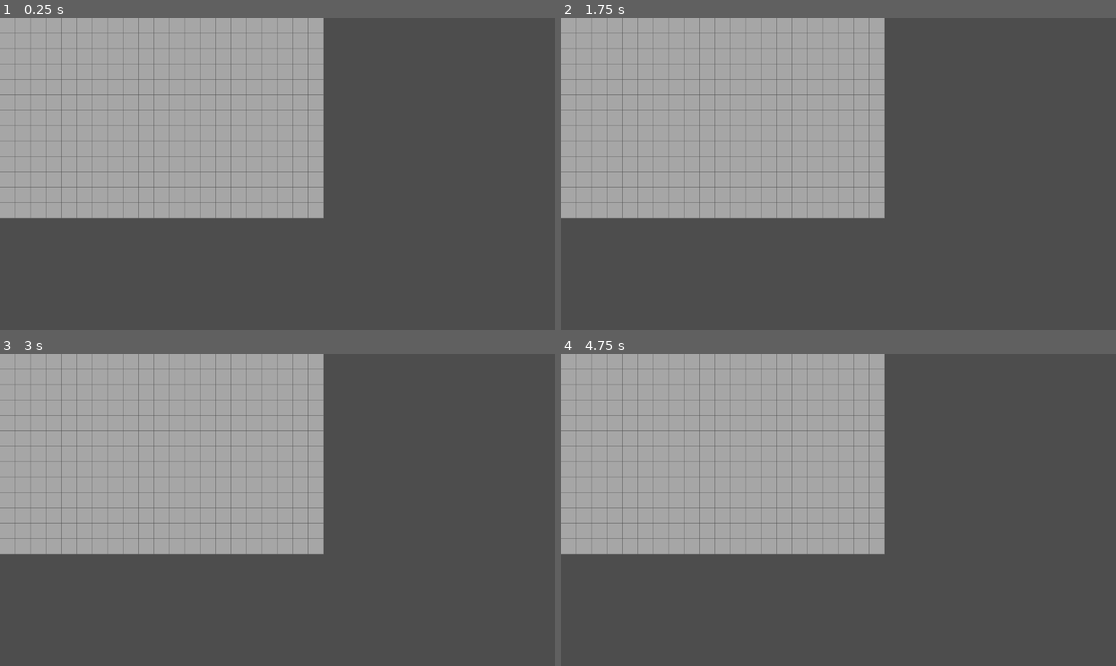
Above: before the commit, frames 1-4 (two rows, left to right).
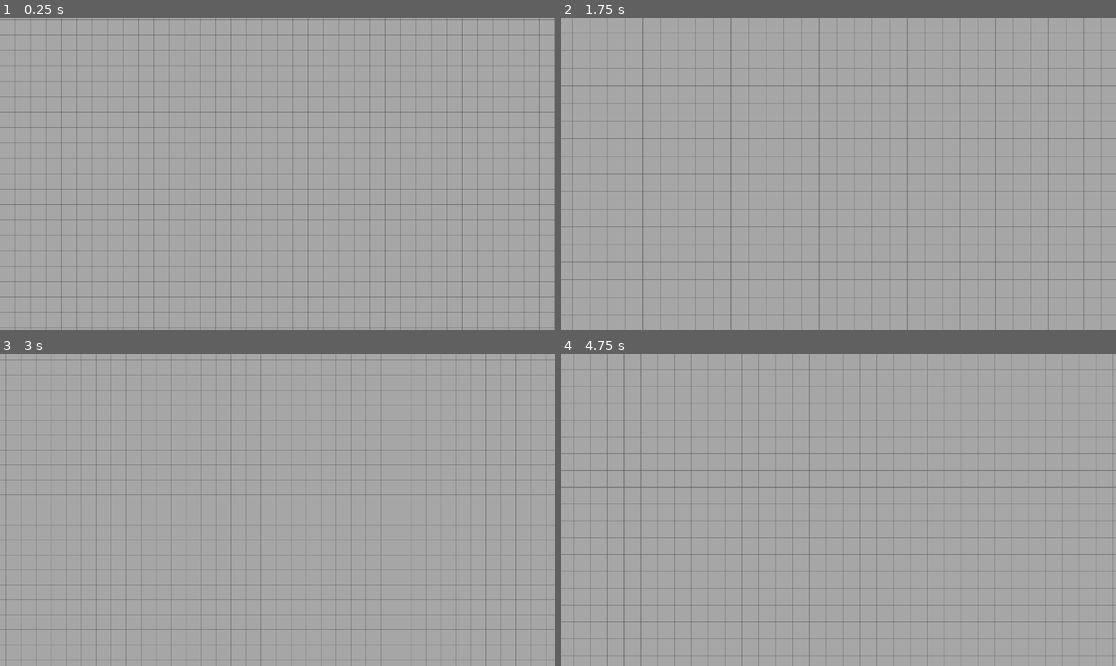
Above: after the commit, the same moments.

Repository: 0oWoodenDooro0/EndlessMinesweeper
Game: Godot game, scene res://scenes/main.tscn
Two runs of this game, one before a commit and one after it. Both use one fixed random seed, a clock stepped at 60 frames per second and the inputs below.
Inputs (mouse positions are in pixels of both pictures, inside the frame that each line leads up to):
- Up to frame 1 (0.25 s): no input
- Up to frame 2 (1.75 s): tap Enter at 0.5 s; move the mouse to (960, 158) at 0.52 s; hold Middle mouse button (middle_click) 0.53-1.28 s; right-click (960, 158) at 0.8 s; tap Space at 1.25 s; move the mouse to (727, 189) at 1.27 s; right-click (727, 189) at 1.35 s; tap Mouse wheel up (zoom_in) at 1.55 s
- Up to frame 3 (3 s): move the mouse to (333, 441) at 2.02 s; hold Mouse wheel up (zoom_in) 2.03-2.78 s; tap Mouse wheel down (zoom_out) at 2.3, 2.85 s; move the mouse to (249, 572) at 2.77 s
- Up to frame 4 (4.75 s): tap Middle mouse button (middle_click) at 3.05, 4.35 s; move the mouse to (1005, 556) at 3.52 s; hold Right mouse button (right_click) 3.53-4.28 s; click (1005, 556) at 3.6 s; tap Enter at 4.25 s; move the mouse to (672, 463) at 4.27 s; tap Mouse wheel up (zoom_in) at 4.55 s

The runs differ from the first frame. In frame 1, 65% of the frame differs, in the area x 0-100%, y 0-100%; in frame 2, 67%; in frame 3, 67%; in frame 4, 67%.

Commit message:
feat(camera): 平滑攝影機拖曳平移與滾輪縮放

Diff:
--- a/scenes/main.tscn
+++ b/scenes/main.tscn
@@ -1,8 +1,12 @@
-[gd_scene load_steps=2 format=3 uid="uid://main_scene_001"]
+[gd_scene load_steps=3 format=3 uid="uid://main_scene_001"]
 
 [ext_resource type="Script" path="res://scripts/grid_manager.gd" id="1_grid_manager"]
+[ext_resource type="Script" path="res://scripts/camera_controller.gd" id="2_camera_controller"]
 
 [node name="Main" type="Node2D"]
 
 [node name="GridManager" type="Node2D" parent="."]
 script = ExtResource("1_grid_manager")
+
+[node name="Camera2D" type="Camera2D" parent="."]
+script = ExtResource("2_camera_controller")
--- /dev/null
+++ b/scripts/camera_controller.gd
@@ -0,0 +1,83 @@
+class_name CameraController
+extends Camera2D
+
+@export var min_zoom: float = 0.2
+@export var max_zoom: float = 3.0
+@export var zoom_step: float = 0.15
+@export var zoom_smoothness: float = 15.0
+@export var pan_smoothness: float = 20.0
+@export var grid_manager: GridManager
+
+var target_zoom: Vector2 = Vector2(1.0, 1.0)
+var target_position: Vector2 = Vector2.ZERO
+var is_panning: bool = false
+var custom_viewport_size: Vector2 = Vector2.ZERO
+
+func _ready() -> void:
+	target_position = position
+	target_zoom = zoom
+	_auto_find_grid_manager()
+
+func _auto_find_grid_manager() -> void:
+	if grid_manager != null:
+		return
+	if get_parent() != null:
+		if get_parent().has_node("GridManager"):
+			grid_manager = get_parent().get_node("GridManager") as GridManager
+		elif get_parent() is GridManager:
+			grid_manager = get_parent() as GridManager
+
+func _unhandled_input(event: InputEvent) -> void:
+	if event.is_action_pressed("zoom_in"):
+		apply_zoom_step(1)
+	elif event.is_action_pressed("zoom_out"):
+		apply_zoom_step(-1)
+
+	if event.is_action_pressed("middle_click") or event.is_action_pressed("right_click"):
+		is_panning = true
+	elif event.is_action_released("middle_click") and not Input.is_action_pressed("right_click"):
+		is_panning = false
+	elif event.is_action_released("right_click") and not Input.is_action_pressed("middle_click"):
+		is_panning = false
+
+	if is_panning and event is InputEventMouseMotion:
+		pan_by(event.relative)
+
+func apply_zoom_step(direction: int) -> void:
+	var factor = 1.0 + (zoom_step * direction)
+	var new_zoom_val = clamp(target_zoom.x * factor, min_zoom, max_zoom)
+	target_zoom = Vector2(new_zoom_val, new_zoom_val)
+
+func pan_by(relative: Vector2) -> void:
+	var current_zoom_val = zoom.x if zoom.x > 0 else 1.0
+	target_position -= relative / current_zoom_val
+
+func _process(delta: float) -> void:
+	update_camera(delta)
+
+func update_camera(delta: float) -> void:
+	if delta > 0.0:
+		zoom = zoom.lerp(target_zoom, min(1.0, zoom_smoothness * delta))
+		position = position.lerp(target_position, min(1.0, pan_smoothness * delta))
+	else:
+		zoom = target_zoom
+		position = target_position
+
+	_notify_grid_manager()
+
+func _notify_grid_manager() -> void:
+	if grid_manager != null:
+		grid_manager.update_visible_area(get_visible_world_rect())
+
+func get_visible_world_rect() -> Rect2:
+	var vp_size = custom_viewport_size
+	if vp_size == Vector2.ZERO:
+		if is_inside_tree() and get_viewport() != null:
+			vp_size = get_viewport_rect().size
+		else:
+			vp_size = Vector2(1280, 720)
+
+	var current_zoom = zoom if (zoom.x > 0 and zoom.y > 0) else Vector2(1.0, 1.0)
+	var world_size = vp_size / current_zoom
+	var top_left = global_position - (world_size / 2.0)
+	return Rect2(top_left, world_size)
--- /dev/null
+++ b/tests/test_camera_controller.gd
@@ -0,0 +1,166 @@
+@tool
+extends SceneTree
+
+const CameraController = preload("res://scripts/camera_controller.gd")
+const GridManager = preload("res://scripts/grid_manager.gd")
+
+func _init():
+	print("--- Running Test Suite: Camera Controller ---")
+	var success = true
+
+	# Test 1: Camera Initialization & Default Properties
+	if not test_camera_initialization():
+		success = false
+
+	# Test 2: Camera Zoom Clamping
+	if not test_camera_zoom_clamping():
+		success = false
+
+	# Test 3: Camera Panning Offset Calculation
+	if not test_camera_panning():
+		success = false
+
+	# Test 4: Visible World Rect Calculation
+	if not test_visible_world_rect_calculation():
+		success = false
+
+	# Test 5: GridManager Integration Synchronization
+	if not test_grid_manager_integration():
+		success = false
+
+	print("--- Test Suite Finished ---")
+	if success:
+		print("ALL TESTS PASSED")
+		quit(0)
+	else:
+		print("SOME TESTS FAILED")
+		quit(1)
+
+func test_camera_initialization() -> bool:
+	print("[RUN] Test 1: Camera Initialization")
+	var camera = CameraController.new()
+	if camera.min_zoom != 0.2:
+		print("[FAIL] min_zoom mismatch. Expected: 0.2, Got: ", camera.min_zoom)
+		camera.free()
+		return false
+	if camera.max_zoom != 3.0:
+		print("[FAIL] max_zoom mismatch. Expected: 3.0, Got: ", camera.max_zoom)
+		camera.free()
+		return false
+	if camera.target_zoom != Vector2(1.0, 1.0):
+		print("[FAIL] target_zoom initial value mismatch. Expected: Vector2(1,1), Got: ", camera.target_zoom)
+		camera.free()
+		return false
+	if camera.is_panning != false:
+		print("[FAIL] is_panning initial state should be false")
+		camera.free()
+		return false
+
+	camera.free()
+	print("[PASS] Test 1: Camera initialized with correct default properties")
+	return true
+
+func test_camera_zoom_clamping() -> bool:
+	print("[RUN] Test 2: Camera Zoom Clamping")
+	var camera = CameraController.new()
+	camera.min_zoom = 0.5
+	camera.max_zoom = 2.0
+	camera.target_zoom = Vector2(1.0, 1.0)
+
+	# Zoom out beyond min_zoom
+	for i in range(20):
+		camera.apply_zoom_step(-1)
+
+	if camera.target_zoom.x < camera.min_zoom or camera.target_zoom.y < camera.min_zoom:
+		print("[FAIL] Zoom out exceeded min_zoom boundary. Target zoom: ", camera.target_zoom)
+		camera.free()
+		return false
+
+	# Zoom in beyond max_zoom
+	for i in range(30):
+		camera.apply_zoom_step(1)
+
+	if camera.target_zoom.x > camera.max_zoom or camera.target_zoom.y > camera.max_zoom:
+		print("[FAIL] Zoom in exceeded max_zoom boundary. Target zoom: ", camera.target_zoom)
+		camera.free()
+		return false
+
+	camera.free()
+	print("[PASS] Test 2: Camera zoom correctly clamped within boundaries")
+	return true
+
+func test_camera_panning() -> bool:
+	print("[RUN] Test 3: Camera Panning Offset Calculation")
+	var camera = CameraController.new()
+	camera.position = Vector2(100, 100)
+	camera.target_position = Vector2(100, 100)
+	camera.target_zoom = Vector2(2.0, 2.0)
+	camera.zoom = Vector2(2.0, 2.0)
+
+	# Simulate dragging mouse by relative (50, -20)
+	camera.pan_by(Vector2(50, -20))
+
+	# Under zoom=2.0, relative (50, -20) converts to world delta (25, -10)
+	# Target position moves opposite to drag: (100, 100) - (25, -10) = (75, 110)
+	var expected_target = Vector2(75, 110)
+	if camera.target_position.distance_to(expected_target) > 0.01:
+		print("[FAIL] Panning target position mismatch. Expected: ", expected_target, " Got: ", camera.target_position)
+		camera.free()
+		return false
+
+	camera.free()
+	print("[PASS] Test 3: Camera panning offset calculated correctly according to zoom")
+	return true
+
+func test_visible_world_rect_calculation() -> bool:
+	print("[RUN] Test 4: Visible World Rect Calculation")
+	var camera = CameraController.new()
+	camera.global_position = Vector2(200, 300)
+	camera.zoom = Vector2(2.0, 2.0)
+	camera.custom_viewport_size = Vector2(1280, 720)
+
+	var rect = camera.get_visible_world_rect()
+	# Viewport 1280x720 under zoom 2.0 -> world size 640x360
+	# Centered at (200, 300) -> top-left pos = (200 - 320, 300 - 180) = (-120, 120)
+	var expected_size = Vector2(640, 360)
+	var expected_pos = Vector2(-120, 120)
+
+	if rect.size.distance_to(expected_size) > 0.01:
+		print("[FAIL] Visible rect size mismatch. Expected: ", expected_size, " Got: ", rect.size)
+		camera.free()
+		return false
+
+	if rect.position.distance_to(expected_pos) > 0.01:
+		print("[FAIL] Visible rect position mismatch. Expected: ", expected_pos, " Got: ", rect.position)
+		camera.free()
+		return false
+
+	camera.free()
+	print("[PASS] Test 4: Visible world rect calculated accurately")
+	return true
+
+func test_grid_manager_integration() -> bool:
+	print("[RUN] Test 5: GridManager Integration Synchronization")
+	var grid_manager = GridManager.new()
+	var camera = CameraController.new()
+	camera.grid_manager = grid_manager
+	camera.global_position = Vector2(500, -200)
+	camera.target_position = Vector2(500, -200)
+	camera.zoom = Vector2(1.0, 1.0)
+	camera.target_zoom = Vector2(1.0, 1.0)
+	camera.custom_viewport_size = Vector2(1280, 720)
+
+	# Process camera frame update
+	camera.update_camera(0.1)
+
+	var expected_rect = camera.get_visible_world_rect()
+	if grid_manager.visible_rect != expected_rect:
+		print("[FAIL] GridManager visible_rect not synchronized. Expected: ", expected_rect, " Got: ", grid_manager.visible_rect)
+		camera.free()
+		grid_manager.free()
+		return false
+
+	camera.free()
+	grid_manager.free()
+	print("[PASS] Test 5: GridManager visible area synchronized on camera update")
+	return true
